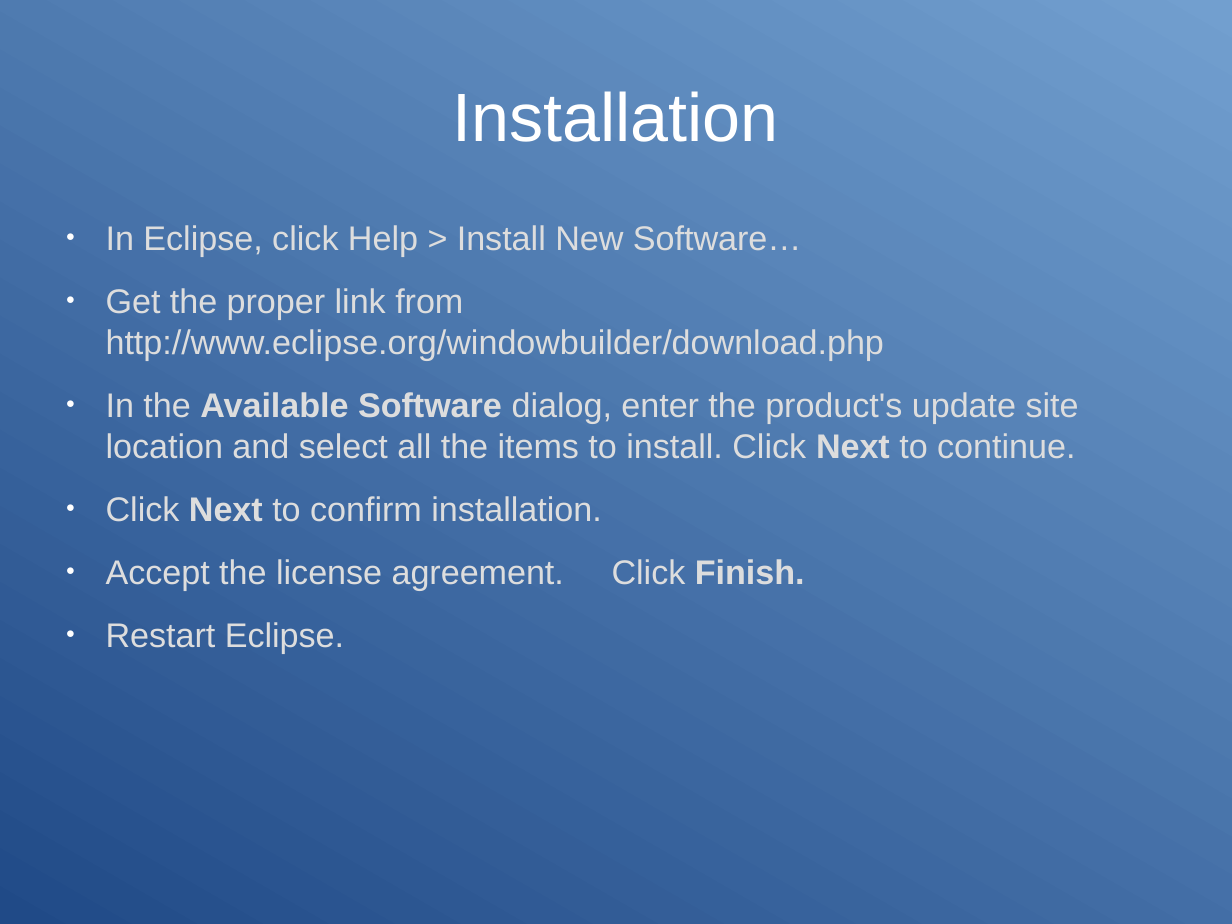
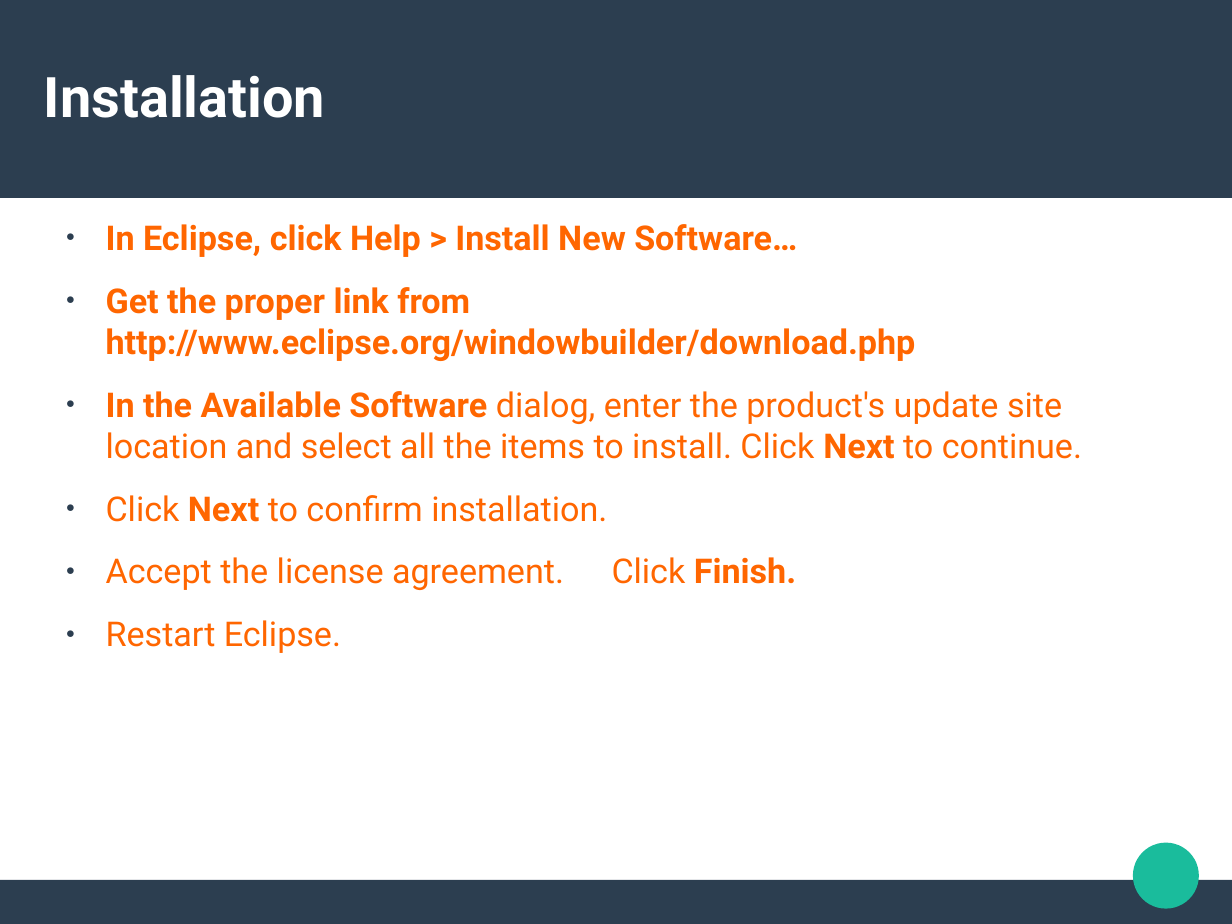
Before and after one commit to alu0100881677/PAI-WindowBuilder, a slide deck: slide 4 of Presentacion.odp (slide 3 before the commit). Drawn at 1232x924 pixels with LibreOffice and Linux fonts; fonts in the diff are those of the drawing. Boxes give left, top, right and bottom in pixels: in the first picture for what was removed or moved away, otherwise in the second. Text is boxed around its words. In the diff, an @@ line names an element or a change of style, - is before the commit and + after.

```diff
--- a/Presentacion.odp
+++ b/Presentacion.odp
@@ background gradient #204A87 to #729FCF to #FFFFFF @@
@@ rectangle added at (0, 0, 1232, 198), fill #2C3E50 @@
@@ title "Installation": place and size @@
-title "Installation" at (453, 91, 779, 142)
+title "Installation" at (44, 75, 325, 118)
@@ title "Installation" at (44, 75, 325, 118): size 44 to 36 pt, font Arial to Roboto, bold on; alignment centre to left @@
@@ text "In Eclipse, click Help > ..." at (106, 224, 1082, 590): font Arial to Roboto, text colour #DDDDDD to #FF6600; bold on in "In Eclipse, click Help > Install New ...", "Get the proper link from http://www.eclipse.org/windowbuilde ...", "In the"; bullet colour #FFFFFF to #2C3E50 @@
@@ ellipse added at (1134, 843, 1200, 909), fill #1ABC9C @@
@@ rectangle added at (0, 880, 1232, 923), fill #2C3E50 @@
```
Also in this commit, not shown: 5 other slides changed, 4 slides added, 1 slide removed, 1 other file.
